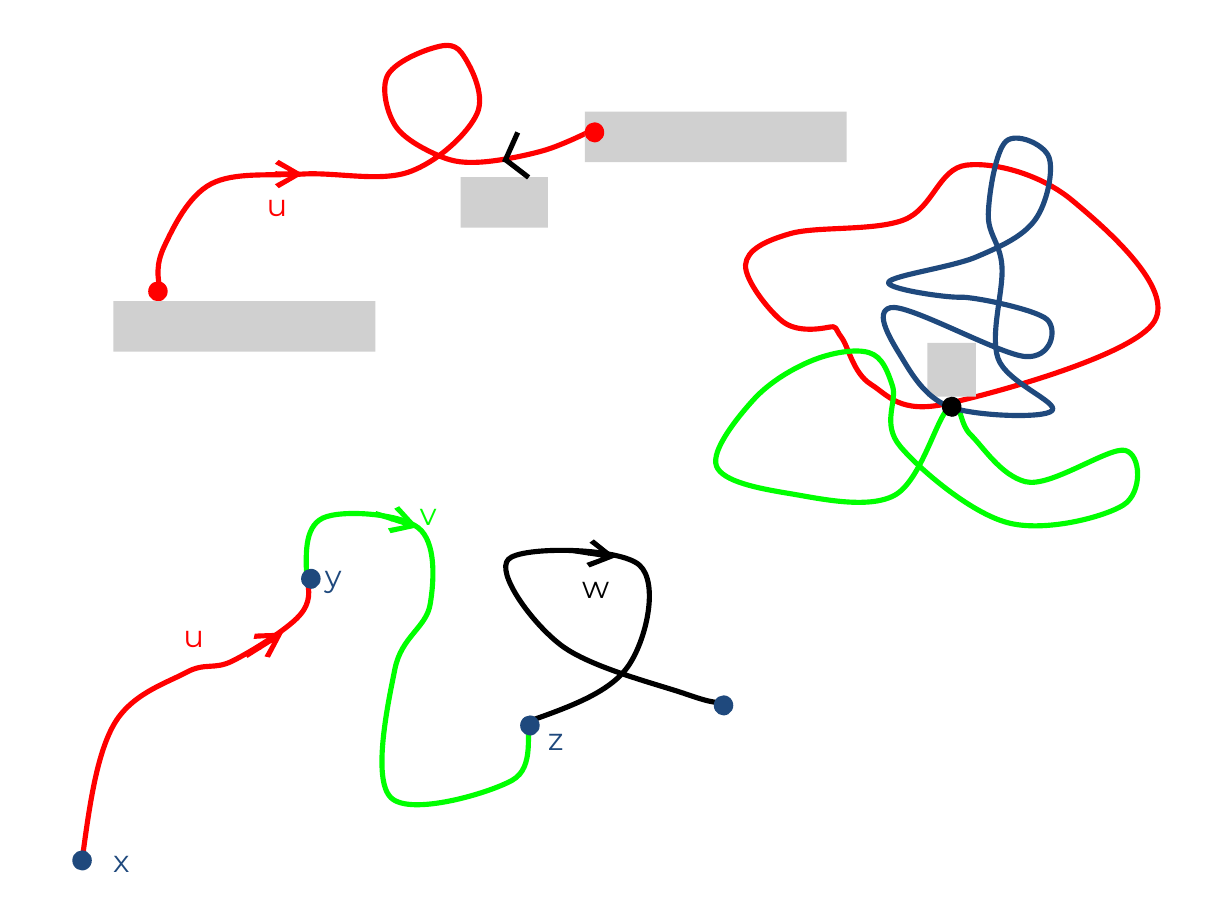
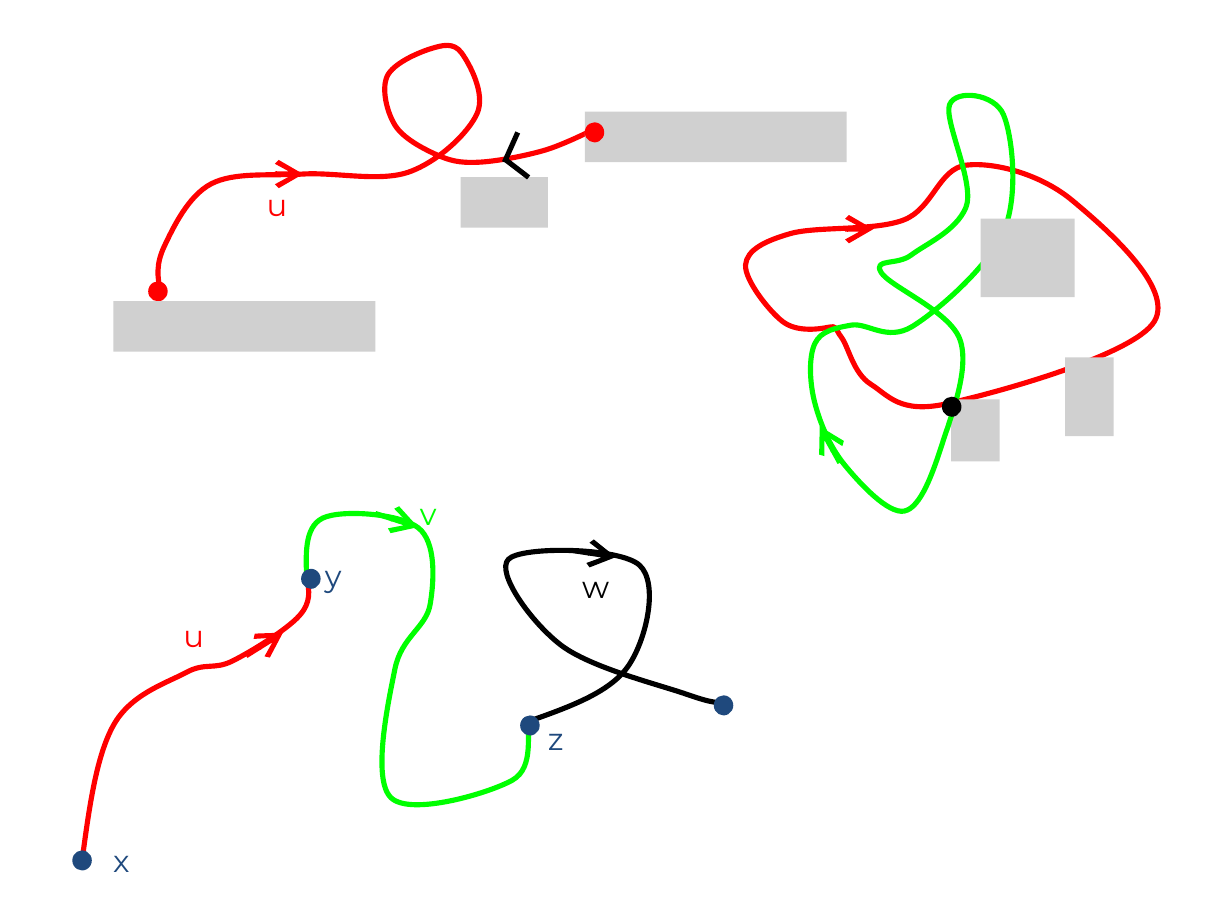
Before and after one commit to lutteropp/GeoTopo, a slide deck: slide 70 of images/Bilder.pptx. Drawn at 1232x924 pixels with LibreOffice and Linux fonts; fonts in the diff are those of the drawing; grey boxes stand for pictures. Boxes give left, top, right and bottom in pixels: in the first picture for what was removed or moved away, otherwise in the second. Text is boxed around its words. In the diff, an @@ line names an element or a change of style, - is before the commit and + after.

```diff
--- a/images/Bilder.pptx
+++ b/images/Bilder.pptx
@@ freeform shape at [791, 77, 1026, 521]: rotation 0 to 278 degrees; outline redrawn @@
@@ freeform shape removed at [883, 138, 1053, 415] @@
@@ arrow added from (846, 229) to (873, 229), #FF0000 3 pt @@
@@ picture added at [981, 218, 1074, 297] @@
@@ picture removed at [928, 342, 976, 397] @@
@@ picture added at [1066, 357, 1114, 436] @@
@@ picture added at [951, 399, 999, 461] @@
@@ arrow added from (840, 463) to (819, 426), #00FF00 3 pt @@
```
Also in this commit, not shown: 1 other slide changed, 4 slides added, 1 slide removed, 13 other files.
